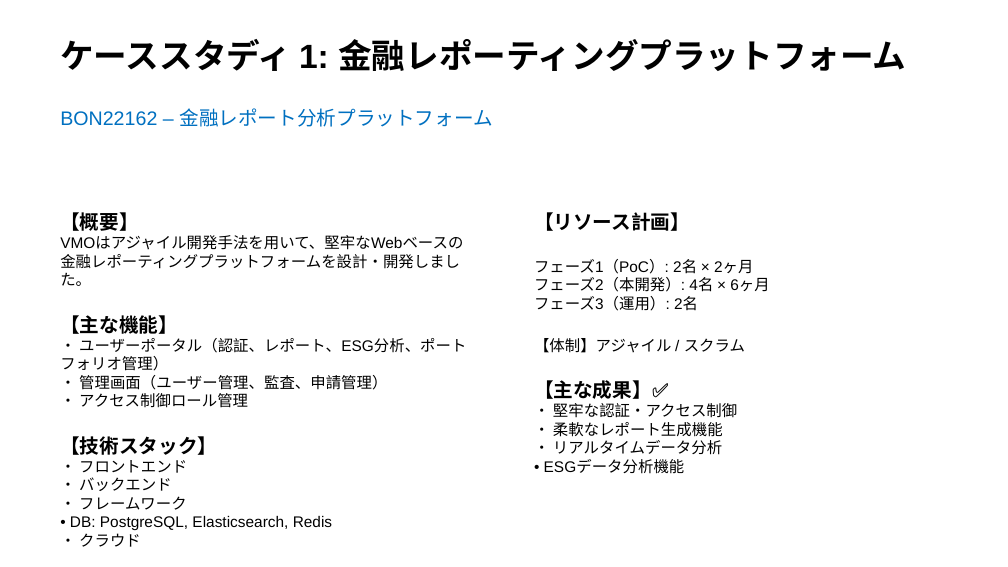
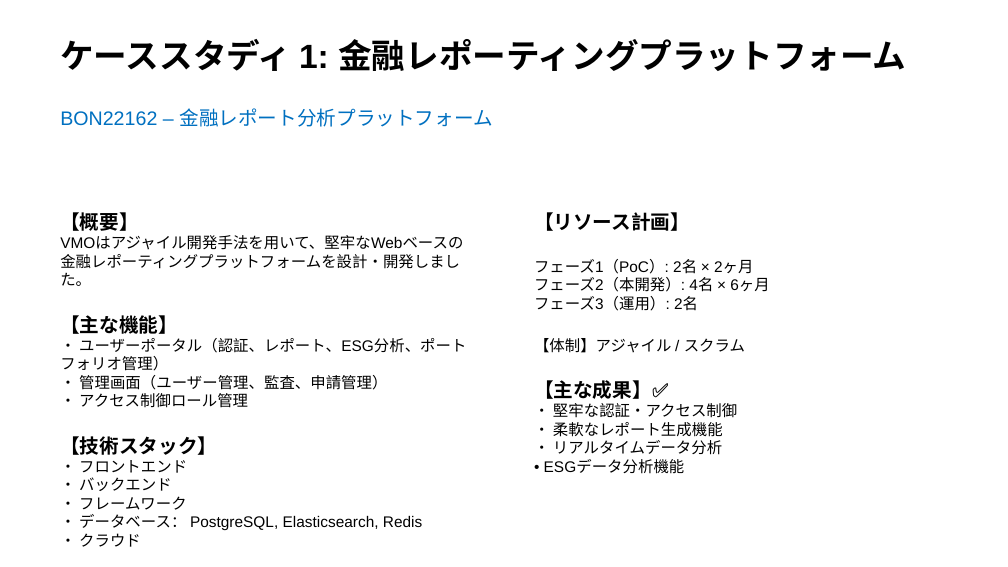
Before and after one commit to sslakd/Utility-app, a slide deck: slide 30 of Fujifilm_ODC_Proposal_JP.pptx. Drawn at 1008x567 pixels with LibreOffice and Linux fonts; fonts in the diff are those of the drawing. Boxes give left, top, right and bottom in pixels: in the first picture for what was removed or moved away, otherwise in the second. Text is boxed around its words. In the diff, an @@ line names an element or a change of style, - is before the commit and + after.

```diff
--- a/Fujifilm_ODC_Proposal_JP.pptx
+++ b/Fujifilm_ODC_Proposal_JP.pptx
@@ text at [79, 514, 422, 530]: text changed @@
-• DB: PostgreSQL, Elasticsearch, Redis
+• データベース： PostgreSQL, Elasticsearch, Redis
```
Also in this commit, not shown: 1 other slide changed.
